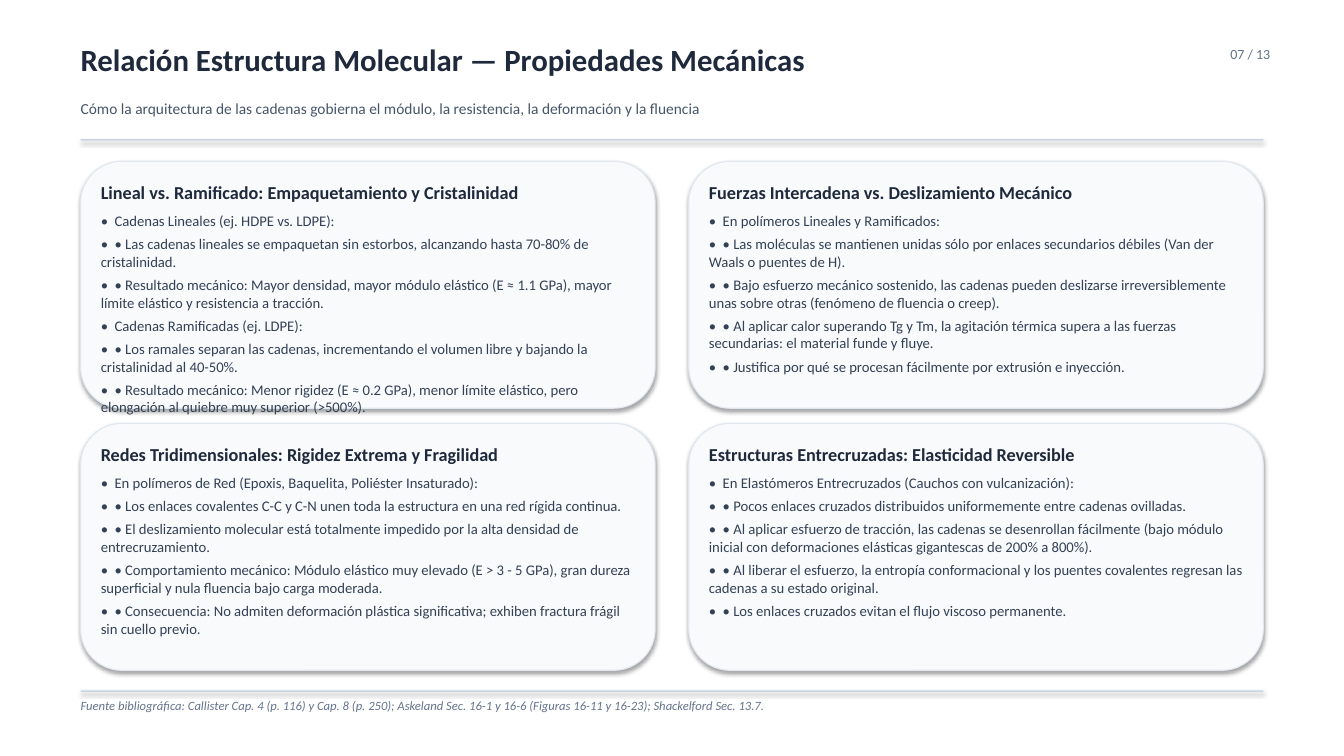
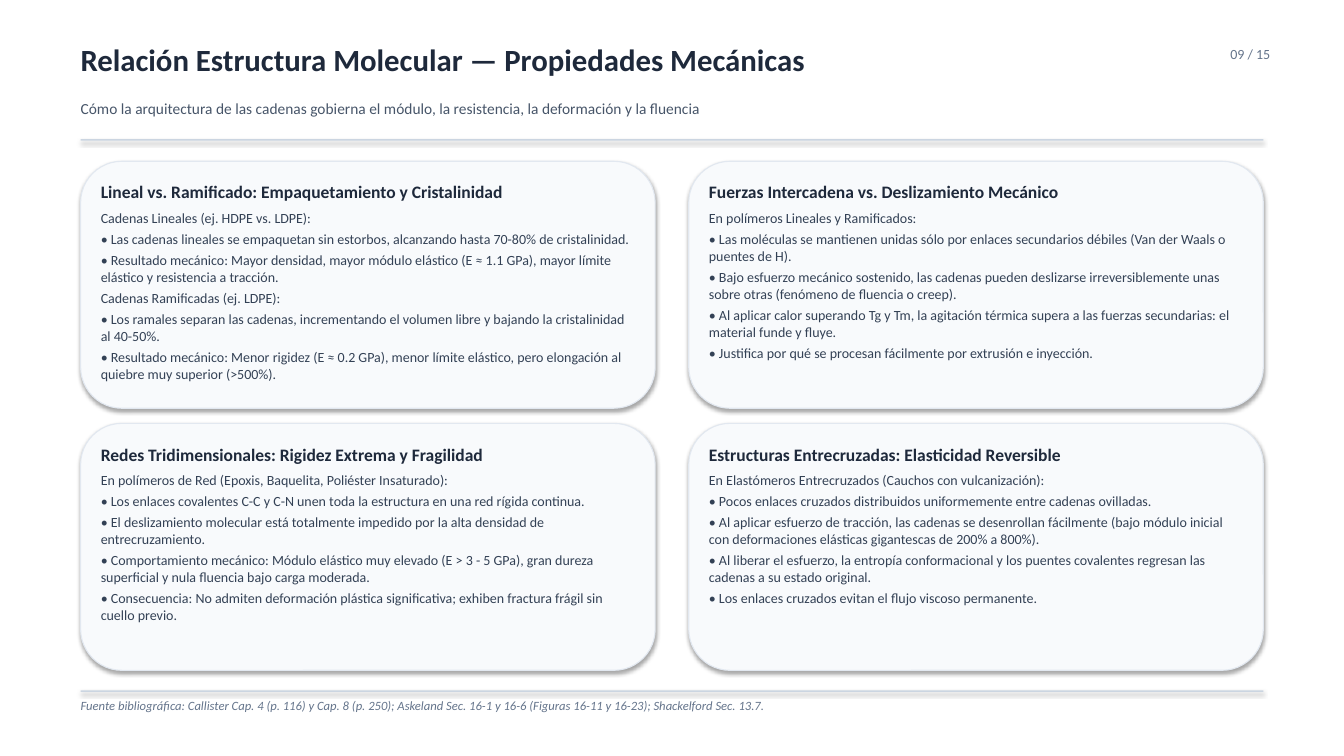
Before and after one commit to AlejandroDiazGaytan/FIM-Polimeros, a slide deck: slide 9 of presentacion_polimeros_procesos_reciclaje.pptx (slide 7 before the commit). Drawn at 1344x756 pixels with LibreOffice and Linux fonts; fonts in the diff are those of the drawing. Boxes give left, top, right and bottom in pixels: in the first picture for what was removed or moved away, otherwise in the second. Text is boxed around its words. In the diff, an @@ line names an element or a change of style, - is before the commit and + after.

```diff
--- a/presentacion_polimeros_procesos_reciclaje.pptx
+++ b/presentacion_polimeros_procesos_reciclaje.pptx
@@ text at (x1=1230, y1=50, x2=1270, y2=59): text changed @@
-07 / 13
+09 / 15
@@ text at (x1=101, y1=185, x2=503, y2=201): size 13 to 12.5 pt in "Lineal vs. Ramificado: Empaquetamiento y Cristalinidad"; less space between paragraphs @@
@@ text at (x1=709, y1=185, x2=1058, y2=198): size 13 to 12.5 pt in "Fuerzas Intercadena vs. Deslizamiento Mecánico"; less space between paragraphs @@
@@ text at (x1=101, y1=213, x2=629, y2=382): text changed; size 10.5 to 10 pt @@
-• Cadenas Lineales (ej. HDPE vs. LDPE):
-• • Las cadenas lineales se empaquetan sin estorbos, alcanzando hasta 70-80% de cristalinidad.
-• • Resultado mecánico: Mayor densidad, mayor módulo elástico (E ≈ 1.1 GPa), mayor límite elástico y resistencia a tracción.
-• Cadenas Ramificadas (ej. LDPE):
-• • Los ramales separan las cadenas, incrementando el volumen libre y bajando la cristalinidad al 40-50%.
-• • Resultado mecánico: Menor rigidez (E ≈ 0.2 GPa), menor límite elástico, pero elongación al quiebre muy superior (>500%).
+Cadenas Lineales (ej. HDPE vs. LDPE):
+• Las cadenas lineales se empaquetan sin estorbos, alcanzando hasta 70-80% de cristalinidad.
+• Resultado mecánico: Mayor densidad, mayor módulo elástico (E ≈ 1.1 GPa), mayor límite elástico y resistencia a tracción.
+Cadenas Ramificadas (ej. LDPE):
+• Los ramales separan las cadenas, incrementando el volumen libre y bajando la cristalinidad al 40-50%.
+• Resultado mecánico: Menor rigidez (E ≈ 0.2 GPa), menor límite elástico, pero elongación al quiebre muy superior (>500%).
@@ text at (x1=709, y1=213, x2=1229, y2=361): text changed; size 10.5 to 10 pt @@
-• En polímeros Lineales y Ramificados:
-• • Las moléculas se mantienen unidas sólo por enlaces secundarios débiles (Van der Waals o puentes de H).
-• • Bajo esfuerzo mecánico sostenido, las cadenas pueden deslizarse irreversiblemente unas sobre otras (fenómeno de fluencia o creep).
-• • Al aplicar calor superando Tg y Tm, la agitación térmica supera a las fuerzas secundarias: el material funde y fluye.
-• • Justifica por qué se procesan fácilmente por extrusión e inyección.
+En polímeros Lineales y Ramificados:
+• Las moléculas se mantienen unidas sólo por enlaces secundarios débiles (Van der Waals o puentes de H).
+• Bajo esfuerzo mecánico sostenido, las cadenas pueden deslizarse irreversiblemente unas sobre otras (fenómeno de fluencia o creep).
+• Al aplicar calor superando Tg y Tm, la agitación térmica supera a las fuerzas secundarias: el material funde y fluye.
+• Justifica por qué se procesan fácilmente por extrusión e inyección.
@@ text at (x1=101, y1=448, x2=483, y2=464): size 13 to 12.5 pt in "Redes Tridimensionales: Rigidez Extrema y Fragilidad"; less space between paragraphs @@
@@ text at (x1=709, y1=448, x2=1061, y2=461): size 13 to 12.5 pt in "Estructuras Entrecruzadas: Elasticidad Reversible"; less space between paragraphs @@
@@ text at (x1=101, y1=475, x2=603, y2=623): text changed; size 10.5 to 10 pt @@
-• En polímeros de Red (Epoxis, Baquelita, Poliéster Insaturado):
-• • Los enlaces covalentes C-C y C-N unen toda la estructura en una red rígida continua.
-• • El deslizamiento molecular está totalmente impedido por la alta densidad de entrecruzamiento.
-• • Comportamiento mecánico: Módulo elástico muy elevado (E > 3 - 5 GPa), gran dureza superficial y nula fluencia bajo carga moderada.
-• • Consecuencia: No admiten deformación plástica significativa; exhiben fractura frágil sin cuello previo.
+En polímeros de Red (Epoxis, Baquelita, Poliéster Insaturado):
+• Los enlaces covalentes C-C y C-N unen toda la estructura en una red rígida continua.
+• El deslizamiento molecular está totalmente impedido por la alta densidad de entrecruzamiento.
+• Comportamiento mecánico: Módulo elástico muy elevado (E > 3 - 5 GPa), gran dureza superficial y nula fluencia bajo carga moderada.
+• Consecuencia: No admiten deformación plástica significativa; exhiben fractura frágil sin cuello previo.
@@ text at (x1=709, y1=475, x2=1223, y2=606): text changed; size 10.5 to 10 pt @@
-• En Elastómeros Entrecruzados (Cauchos con vulcanización):
-• • Pocos enlaces cruzados distribuidos uniformemente entre cadenas ovilladas.
-• • Al aplicar esfuerzo de tracción, las cadenas se desenrollan fácilmente (bajo módulo inicial con deformaciones elásticas gigantescas de 200% a 800%).
-• • Al liberar el esfuerzo, la entropía conformacional y los puentes covalentes regresan las cadenas a su estado original.
-• • Los enlaces cruzados evitan el flujo viscoso permanente.
+En Elastómeros Entrecruzados (Cauchos con vulcanización):
+• Pocos enlaces cruzados distribuidos uniformemente entre cadenas ovilladas.
+• Al aplicar esfuerzo de tracción, las cadenas se desenrollan fácilmente (bajo módulo inicial con deformaciones elásticas gigantescas de 200% a 800%).
+• Al liberar el esfuerzo, la entropía conformacional y los puentes covalentes regresan las cadenas a su estado original.
+• Los enlaces cruzados evitan el flujo viscoso permanente.
```
Also in this commit, not shown: 12 other slides changed, 2 slides added, 3 other files.
